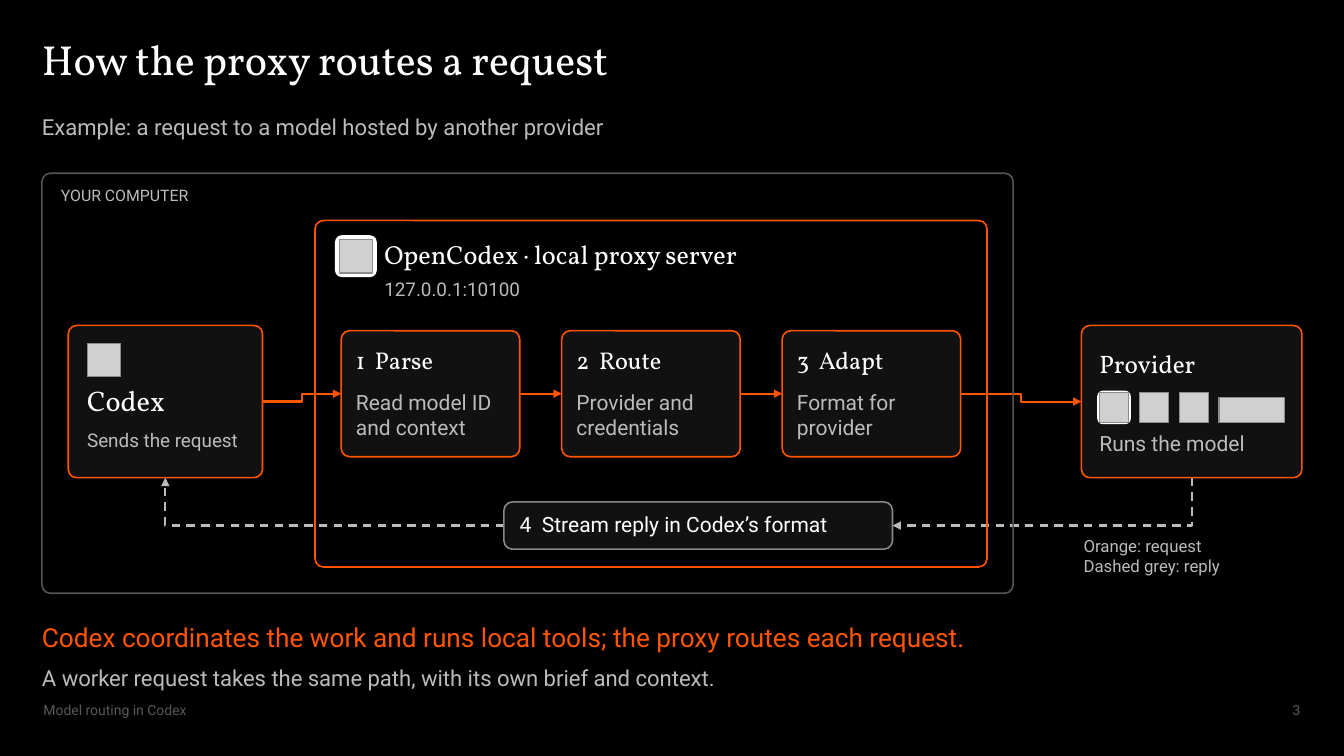
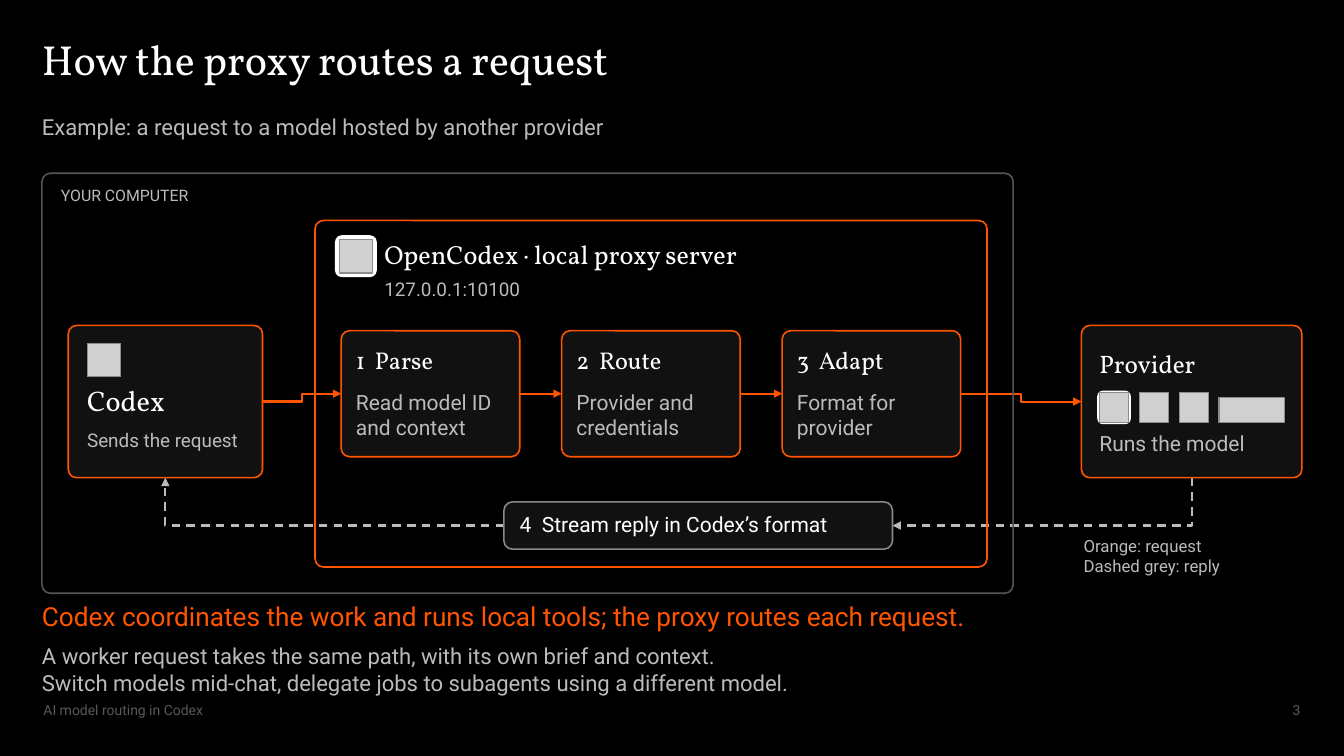
Before and after one commit to Max-FM/RDP-Train-the-Trainer-Workshop-2026, a slide deck: slide 3 of presentation/model-routing.pptx. Drawn at 1344x756 pixels with LibreOffice and Linux fonts; fonts in the diff are those of the drawing; grey boxes stand for pictures. Boxes give left, top, right and bottom in pixels: in the first picture for what was removed or moved away, otherwise in the second. Text is boxed around its words. In the diff, an @@ line names an element or a change of style, - is before the commit and + after.

```diff
--- a/presentation/model-routing.pptx
+++ b/presentation/model-routing.pptx
@@ text "Codex coordinates the work and ...": place and size @@
-text "Codex coordinates the work and ..." at [42, 627, 964, 653]
+text "Codex coordinates the work and ..." at [42, 606, 964, 632]
@@ text at [42, 647, 715, 669]: line spacing 1 to 1.5 @@
@@ text "A worker request takes the ...": place and size @@
-text "A worker request takes the ..." at [42, 669, 715, 691]
+text "A worker request takes the ..." at [42, 647, 788, 696]
@@ text at [42, 674, 788, 696]: paragraph added @@
+Switch models mid-chat, delegate jobs to subagents using a different model.
@@ text at [43, 704, 203, 718]: text changed @@
-Model routing in Codex
+AI model routing in Codex
```
Also in this commit, not shown: 6 other slides changed, 1 slide removed, 1 other file.
